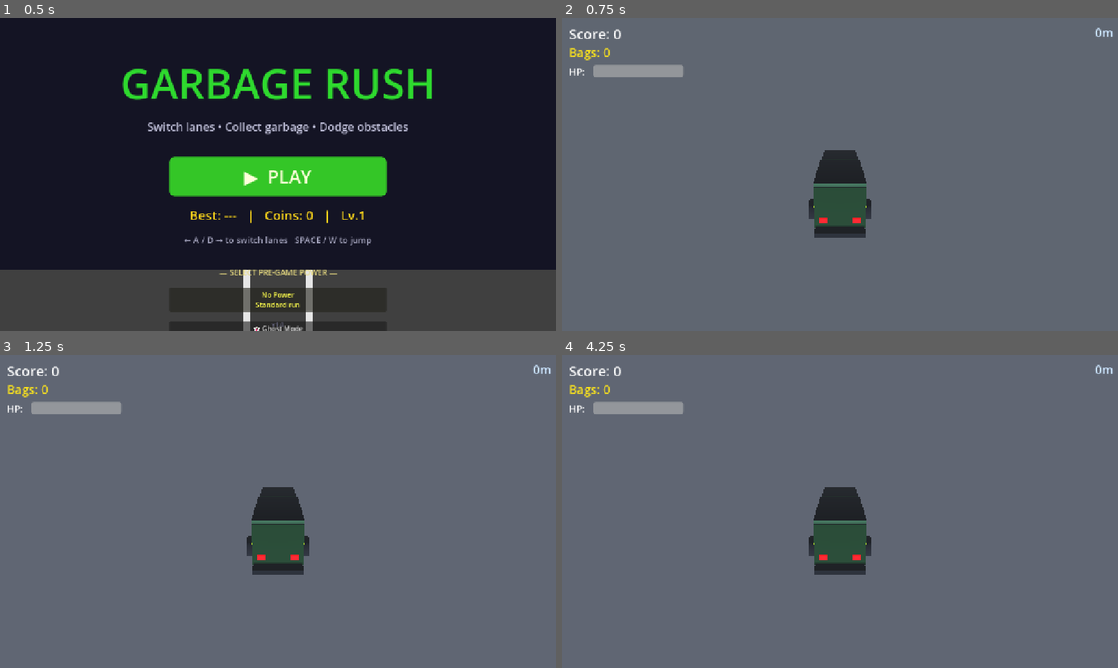
Above: before the commit, frames 1-4 (two rows, left to right).
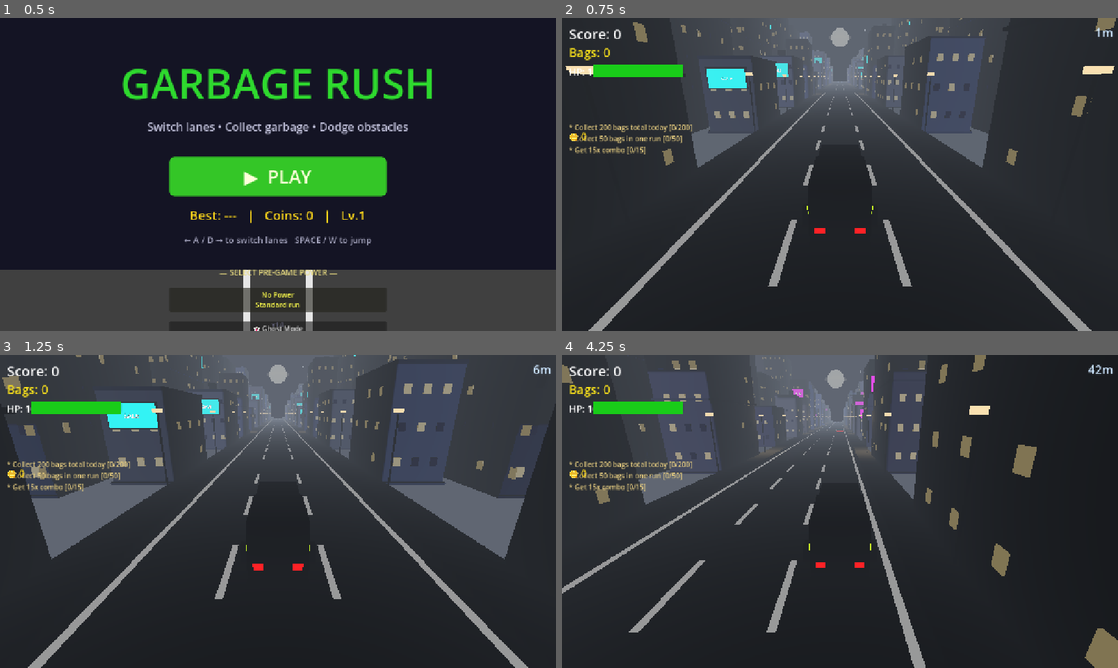
Above: after the commit, the same moments.

Repository: bhavyat81/runner
Game: Godot game, scene res://scenes/main_menu.tscn
The game is run twice, just before and just after one commit, with the same random seed, the same clock (stepped at 60 frames per second) and the same inputs.
Inputs (mouse positions are in pixels of both pictures, inside the frame that each line leads up to):
- Up to frame 1 (0.5 s): no input
- Up to frame 2 (0.75 s): click "▶ PLAY" at 0.5 s
- Up to frame 3 (1.25 s): no input
- Up to frame 4 (4.25 s): move the mouse to (962, 495) at 1.27 s; hold D (move_right) 1.28-2.03 s; click (962, 495) at 1.42 s; tap Space (jump) at 1.52, 2.27, 3.77 s; move the mouse to (728, 527) at 2.02 s; hold A (move_left) 2.03-2.78 s; click (728, 527) at 2.17 s; move the mouse to (895, 442) at 2.77 s; hold D (move_right) from 2.78 s (still down); click (895, 442) at 2.92 s; move the mouse to (812, 574) at 3.52 s; click (812, 574) at 3.67 s

Frame 1 is identical in both runs. In frame 2, 91% of the frame differs, in the area x 0-100%, y 0-100%; in frame 3, 87%; in frame 4, 93%.
Error before the commit: Parse Error: Expected indented block after match pattern block. (res://scripts/game.gd:686)

Commit message:
Fix crash bugs: add coin.gd/coin.tscn, fix HEADSTART parse error, fix z-fighting, update challenge HUD
Co-authored-by: bhavyat81 <233542359+bhavyat81@users.noreply.github.com>
Agent-Logs-Url: https://github.com/bhavyat81/runner/sessions/7e0d1b62-d8a5-4f51-b6cf-595ae93f08b4

Diff:
--- /dev/null
+++ b/scenes/coin.tscn
@@ -0,0 +1,8 @@
+[gd_scene load_steps=2 format=3 uid="uid://coin3d"]
+
+[ext_resource type="Script" path="res://scripts/coin.gd" id="1_coin"]
+
+[node name="Coin" type="Area3D"]
+collision_layer = 4
+collision_mask = 1
+script = ExtResource("1_coin")
--- /dev/null
+++ b/scripts/coin.gd
@@ -0,0 +1,64 @@
+# coin.gd
+# Collectible gold coin — a spinning disc that awards +1 coin on collection.
+# Spawned by game.gd and recycled as the road scrolls.
+extends Area3D
+
+const SPIN_SPEED: float = 3.0
+const COIN_FRENZY_MULTIPLIER: int = 3
+const COLLECT_EFFECT_SCENE := preload("res://scenes/collect_effect.tscn")
+var _collected: bool = false
+
+func _ready() -> void:
+	collision_layer = 4
+	collision_mask = 1
+	body_entered.connect(_on_body_entered)
+	_build_mesh()
+
+func _build_mesh() -> void:
+	# Gold coin: flat cylinder / disc
+	var cyl := CylinderMesh.new()
+	cyl.top_radius = 0.55
+	cyl.bottom_radius = 0.55
+	cyl.height = 0.18
+
+	var mi := MeshInstance3D.new()
+	mi.mesh = cyl
+	var mat := StandardMaterial3D.new()
+	mat.albedo_color = Color(1.0, 0.82, 0.1)
+	mat.emission_enabled = true
+	mat.emission = Color(1.0, 0.75, 0.0)
+	mat.emission_energy_multiplier = 1.8
+	mat.metallic = 0.7
+	mat.roughness = 0.3
+	mat.shading_mode = BaseMaterial3D.SHADING_MODE_PER_PIXEL
+	mi.material_override = mat
+	add_child(mi)
+
+	# Collision shape matching the disc
+	var shape := CylinderShape3D.new()
+	shape.radius = 0.55
+	shape.height = 0.4
+	var cs := CollisionShape3D.new()
+	cs.shape = shape
+	add_child(cs)
+
+func _process(delta: float) -> void:
+	if _collected:
+		return
+	rotation.y += SPIN_SPEED * delta
+
+func _on_body_entered(body: Node3D) -> void:
+	if _collected:
+		return
+	if body.is_in_group("truck"):
+		_collected = true
+		# Award coin
+		var coin_gain: int = COIN_FRENZY_MULTIPLIER if (GameManager.power_active and GameManager.selected_power == GameManager.PreGamePower.COIN_FRENZY) else 1
+		GameManager.coins += coin_gain
+		# Spawn collect effect
+		if COLLECT_EFFECT_SCENE:
+			var effect: Node3D = COLLECT_EFFECT_SCENE.instantiate()
+			effect.position = global_position
+			get_parent().add_child(effect)
+			effect.setup(Color(1.0, 0.82, 0.1))
+		queue_free()
--- a/scripts/game.gd
+++ b/scripts/game.gd
@@ -32,6 +32,7 @@
 const SPEED_BOOST_SCENE := preload("res://scenes/speed_boost.tscn")
 const POWERUP_SCENE := preload("res://scenes/powerup.tscn")
 const TRAFFIC_CAR_SCENE := preload("res://scenes/traffic_car.tscn")
+const COIN_SCENE := preload("res://scenes/coin.tscn")
 
 const SEGMENT_LENGTH: float = 40.0
 const NUM_SEGMENTS: int = 8
@@ -58,6 +59,8 @@
 var powerup_container: Node3D = null
 var traffic_container: Node3D = null
 var flying_container: Node3D = null
+var coin_container: Node3D = null
+var _coin_timer: float = 8.0
 
 var shake_intensity: float = 0.0
 var shake_duration: float = 0.0
@@ -82,6 +85,7 @@
 var _combo_tween: Tween = null
 var _powerup_hud_label: Label = null
 var _challenge_hud_label: Label = null
+var _coin_hud_label: Label = null
 var _toast_label: Label = null
 var _toast_tween: Tween = null
 var _phase_label: Label = null
@@ -162,6 +166,10 @@
 	flying_container = Node3D.new()
 	flying_container.name = "FlyingContainer"
 	add_child(flying_container)
+	coin_container = Node3D.new()
+	coin_container.name = "CoinContainer"
+	add_child(coin_container)
+	_setup_coin_hud()
 	health_bar.max_value = GameManager.MAX_HEALTH
 	health_bar.value = GameManager.health
 	_style_health_good.bg_color = Color(0.1, 0.8, 0.1)
@@ -231,6 +239,11 @@
 			child.position.z += car_spd * delta
 			if child.position.z >= DESPAWN_Z or child.position.z <= SPAWN_Z * 2.0:
 				child.queue_free()
+	if coin_container:
+		for child in coin_container.get_children():
+			child.position.z += spd * delta
+			if child.position.z >= DESPAWN_Z:
+				child.queue_free()
 	if truck and not truck.is_dead:
 		truck.invincible = GameManager.speed_boost_active or \
 			GameManager.active_powerup == GameManager.PowerupType.SHIELD
@@ -241,6 +254,12 @@
 			if dist3d < 15.0 and not child.get("collected"):
 				var dir3d: Vector3 = (truck_pos - child.global_position).normalized()
 				child.position += dir3d * 8.0 * delta
+		if coin_container:
+			for child in coin_container.get_children():
+				var dist3d: float = child.global_position.distance_to(truck_pos)
+				if dist3d < 15.0 and not child.get("_collected"):
+					var dir3d: Vector3 = (truck_pos - child.global_position).normalized()
+					child.position += dir3d * 10.0 * delta
 	_powerup_timer -= delta
 	if _powerup_timer <= 0.0:
 		_spawn_powerup()
@@ -254,6 +273,10 @@
 	if _fly_timer <= 0.0:
 		_spawn_flying_object()
 		_fly_timer = randf_range(10.0, 20.0)
+	_coin_timer -= delta
+	if _coin_timer <= 0.0:
+		_spawn_coin_line()
+		_coin_timer = randf_range(5.0, 12.0)
 	_weather_timer -= delta
 	if _weather_timer <= 0.0:
 		_pick_random_weather()
@@ -269,9 +292,12 @@
 	garbage_label.text = "Bags: %d" % GameManager.garbage_collected
 	distance_label.text = "%dm" % int(GameManager.distance)
 	health_label.text = "HP: %d" % GameManager.health
+	if _coin_hud_label:
+		_coin_hud_label.text = "🪙 %d" % GameManager.coins
 	_update_fov(delta)
 	_update_powerup_hud()
 	_update_pre_power_hud()
+	_update_challenge_hud_labels()
 	if shake_duration > 0.0:
 		shake_duration -= delta
 		if shake_duration <= 0.0:
@@ -684,7 +710,7 @@
 		GameManager.PreGamePower.GHOST_MODE:
 			_fade_ghost_mode_out()
 		GameManager.PreGamePower.HEADSTART:
-			# FOV returns to normal naturally via _update_fov
+			pass  # FOV returns to normal naturally via _update_fov
 
 func _on_environment_changed(env: GameManager.GameEnvironment) -> void:
 	match env:
@@ -1154,6 +1180,33 @@
 	car.position.y = 0.0
 	car.setup(randi() % 3, randf() < 0.4)
 
+func _setup_coin_hud() -> void:
+	var coin_layer := CanvasLayer.new()
+	coin_layer.layer = 7
+	add_child(coin_layer)
+	_coin_hud_label = Label.new()
+	_coin_hud_label.position = Vector2(16, 256)
+	_coin_hud_label.add_theme_font_size_override("font_size", 22)
+	_coin_hud_label.add_theme_color_override("font_color", Color(1.0, 0.85, 0.1))
+	_coin_hud_label.mouse_filter = Control.MOUSE_FILTER_IGNORE
+	coin_layer.add_child(_coin_hud_label)
+
+func _spawn_coin_line() -> void:
+	if GameManager.current_state != GameManager.GameState.PLAYING:
+		return
+	if coin_container == null:
+		return
+	# Spawn a line of 3–6 coins in a random lane
+	var lane_xs: Array[float] = [-3.0, 0.0, 3.0]
+	var chosen_lane: int = randi() % 3
+	var x: float = lane_xs[chosen_lane]
+	var count: int = randi() % 4 + 3  # 3 to 6 coins
+	var spacing: float = 3.0
+	for i in range(count):
+		var coin: Area3D = COIN_SCENE.instantiate()
+		coin_container.add_child(coin)
+		coin.position = Vector3(x, 1.0, SPAWN_Z - i * spacing)
+
 func _on_truck_died() -> void:
 	play_death_sound()
 	shake_camera(0.5, 0.4)
--- a/scripts/road_segment.gd
+++ b/scripts/road_segment.gd
@@ -69,13 +69,13 @@
 	for x: float in LANE_LINE_X:
 		var period := DASH_LENGTH + DASH_GAP
 		var z := -SEGMENT_LENGTH * 0.5 + DASH_LENGTH * 0.5 + DASH_GAP * 0.5
-		while z <= SEGMENT_LENGTH * 0.5:
+		while z <= SEGMENT_LENGTH * 0.5 - DASH_LENGTH * 0.5:
 			var dash := MeshInstance3D.new()
 			var mesh := BoxMesh.new()
 			mesh.size = Vector3(0.2, 0.02, DASH_LENGTH)
 			dash.mesh = mesh
 			dash.material_override = mat
-			dash.position = Vector3(x, 0.06, z)
+			dash.position = Vector3(x, 0.08, z)
 			add_child(dash)
 			z += period
 
@@ -92,7 +92,7 @@
 		mesh.size = Vector3(0.22, 0.02, SEGMENT_LENGTH)
 		line.mesh = mesh
 		line.material_override = mat
-		line.position = Vector3(x, 0.06, 0.0)
+		line.position = Vector3(x, 0.08, 0.0)
 		add_child(line)
 
 func _build_curbs() -> void:
